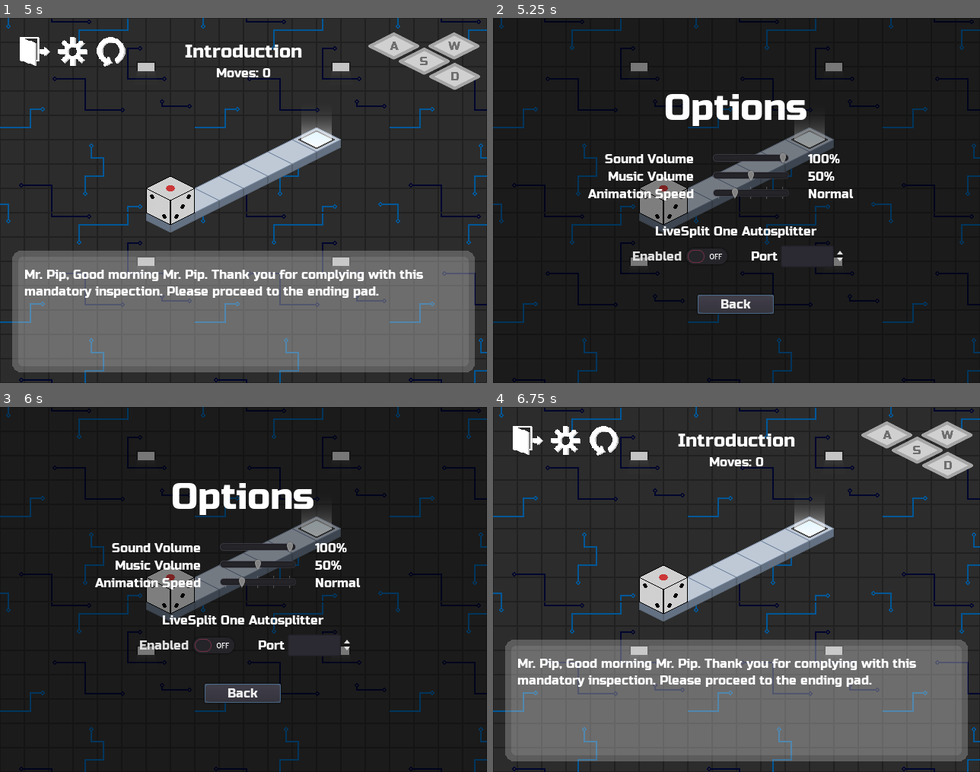
Above: before the commit, frames 1-4 (two rows, left to right).
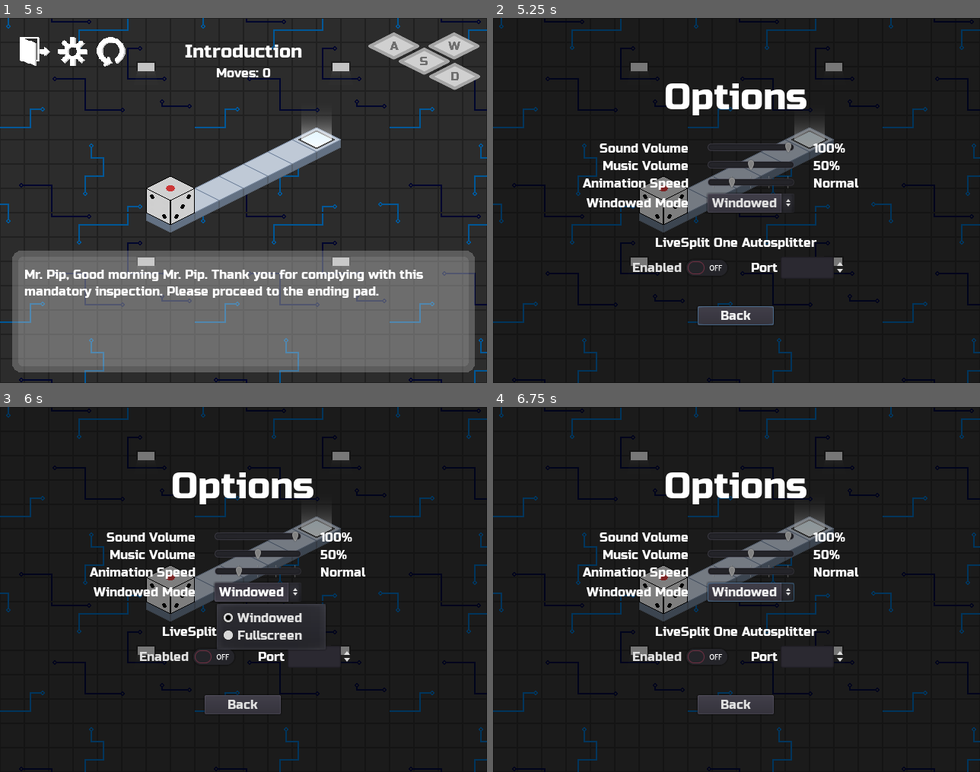
Above: after the commit, the same moments.

Repository: kdreese/gmtk-2022
Game: Godot game, scene res://src/states/Menu.tscn
The game is run twice, just before and just after one commit, with the same random seed, the same clock (stepped at 60 frames per second) and the same inputs.
Inputs (mouse positions are in pixels of both pictures, inside the frame that each line leads up to):
- Up to frame 1 (5 s): click "Play" at 0.5 s; click (112, 50) at 1.25 s; click (112, 50) at 2 s; click (112, 50) at 2.75 s; click (34, 50) at 3.5 s; click "Play" at 4.25 s
- Up to frame 2 (5.25 s): click (566, 50) at 5 s
- Up to frame 3 (6 s): click (258, 593) at 5.75 s, where only the run after the commit has a clickable "Windowed"
- Up to frame 4 (6.75 s): click "Back" at 6.5 s

Frame 1 is identical in both runs. In frame 2, 9.1% of the frame differs, in the area x 18-76%, y 17-85%; in frame 3, 9.6%; in frame 4, 43%, in the area x 0-100%, y 0-100%.

Commit message:
Add fullscreen toggle

Diff:
--- a/project.godot
+++ b/project.godot
@@ -115,6 +115,11 @@
 , Object(InputEventJoypadButton,"resource_local_to_scene":false,"resource_name":"","device":-1,"button_index":5,"pressure":0.0,"pressed":false,"script":null)
  ]
 }
+toggle_fullscreen={
+"deadzone": 0.5,
+"events": [ Object(InputEventKey,"resource_local_to_scene":false,"resource_name":"","device":0,"alt":false,"shift":false,"control":false,"meta":false,"command":false,"pressed":false,"scancode":0,"physical_scancode":16777254,"unicode":0,"echo":false,"script":null)
+ ]
+}
 
 [layer_names]
 
--- a/src/scripts/Global.gd
+++ b/src/scripts/Global.gd
@@ -90,16 +90,23 @@
 	load_config()
 	audio_stream = AudioStreamPlayer.new()
 	audio_stream.stream = BG_MUSIC
-	audio_stream.pause_mode = Node.PAUSE_MODE_PROCESS
 	update_volumes()
 	audio_stream.play()
 	add_child(audio_stream)
+	pause_mode = Node.PAUSE_MODE_PROCESS
 
 
 func _notification(what: int) -> void:
 	if what == MainLoop.NOTIFICATION_WM_QUIT_REQUEST:
 		save_config()
 		get_tree().quit()
+
+
+func _unhandled_input(event: InputEvent) -> void:
+	if event.is_action_pressed("toggle_fullscreen"):
+		OS.window_fullscreen = not OS.window_fullscreen
+		save_config()
+		get_tree().set_input_as_handled()
 
 
 func update_volumes() -> void:
@@ -167,6 +174,11 @@
 			elif animation_speed > 4:
 				animation_speed = 4
 
+	if "window_fullscreen" in config:
+		var new_fullscreen = config["window_fullscreen"]
+		if typeof(new_fullscreen) == TYPE_BOOL:
+			OS.window_fullscreen = new_fullscreen
+
 	if OS.get_name() != "HTML5":
 		if "autosplitter_enabled" in config:
 			var new_autosplitter_enabled = config["autosplitter_enabled"]
@@ -188,6 +200,7 @@
 		"sound_volume": sound_volume,
 		"music_volume": music_volume,
 		"animation_speed": animation_speed,
+		"window_fullscreen": OS.window_fullscreen,
 	}
 
 	if OS.get_name() != "HTML5":
--- a/src/states/OptionsMenu.gd
+++ b/src/states/OptionsMenu.gd
@@ -5,11 +5,17 @@
 
 var animation_speed_strings := ["Slow", "Normal", "Fast", "Very Fast", "Hyperspeed"]
 
+onready var fullscreen_option_button: OptionButton = $C/V/G/FullscreenOptionButton
+
 
 func _ready() -> void:
+	fullscreen_option_button.add_item("Windowed")
+	fullscreen_option_button.add_item("Fullscreen")
+
 	$C/V/G/SoundVolumeSlider.value = Global.sound_volume
 	$C/V/G/MusicVolumeSlider.value = Global.music_volume
 	$C/V/G/AnimationSpeedSlider.value = Global.animation_speed
+	fullscreen_option_button.select(1 if OS.window_fullscreen else 0)
 	if OS.get_name() == "HTML5":
 		$C/V/V.hide()
 	else:
@@ -17,11 +23,16 @@
 		$C/V/V/H/AutosplitterPortSpinBox.value = Global.autosplitter_port
 
 
+func _process(_delta: float) -> void:
+	if OS.window_fullscreen != (fullscreen_option_button.selected == 1):
+		fullscreen_option_button.select(1 if OS.window_fullscreen else 0)
+
+
 func _unhandled_input(event: InputEvent) -> void:
 	if not visible:
 		return
 	if event.is_action_pressed("ui_cancel"):
-		_on_BackButton_pressed()
+		close_menu()
 		get_tree().set_input_as_handled()
 
 
@@ -30,9 +41,10 @@
 	$C/V/BackButton.grab_focus()
 
 
-func _on_BackButton_pressed() -> void:
+func close_menu() -> void:
 	hide()
 	emit_signal("options_exited")
+	Global.save_config()
 
 
 func _on_SoundVolumeSlider_value_changed(value: float) -> void:
@@ -50,6 +62,10 @@
 	$C/V/G/AnimationSpeedLabel.text = animation_speed_strings[value]
 
 
+func _on_FullscreenOptionsButton_item_selected(index: int) -> void:
+	OS.window_fullscreen = (index == 1)
+
+
 func _on_AutosplitterEnabledCheck_toggled(button_pressed: bool) -> void:
 	if button_pressed:
 		$C/V/V/H/AutosplitterPortSpinBox.editable = false
--- a/src/states/OptionsMenu.tscn
+++ b/src/states/OptionsMenu.tscn
@@ -19,9 +19,9 @@
 
 [node name="V" type="VBoxContainer" parent="C"]
 margin_left = 125.0
-margin_top = 90.0
+margin_top = 76.0
 margin_right = 514.0
-margin_bottom = 389.0
+margin_bottom = 404.0
 custom_constants/separation = 30
 
 [node name="Title" type="Label" parent="C/V"]
@@ -34,7 +34,7 @@
 [node name="G" type="GridContainer" parent="C/V"]
 margin_top = 86.0
 margin_right = 389.0
-margin_bottom = 151.0
+margin_bottom = 180.0
 custom_constants/hseparation = 25
 columns = 3
 
@@ -108,10 +108,29 @@
 rect_min_size = Vector2( 100, 0 )
 text = "Normal"
 
+[node name="FullscreenLabel" type="Label" parent="C/V/G"]
+margin_top = 72.0
+margin_right = 139.0
+margin_bottom = 91.0
+text = "Windowed Mode"
+align = 2
+
+[node name="FullscreenOptionButton" type="OptionButton" parent="C/V/G"]
+margin_left = 164.0
+margin_top = 69.0
+margin_right = 264.0
+margin_bottom = 94.0
+
+[node name="FullscreenSpacer" type="Control" parent="C/V/G"]
+margin_left = 289.0
+margin_top = 69.0
+margin_right = 389.0
+margin_bottom = 94.0
+
 [node name="V" type="VBoxContainer" parent="C/V"]
-margin_top = 181.0
+margin_top = 210.0
 margin_right = 389.0
-margin_bottom = 244.0
+margin_bottom = 273.0
 
 [node name="AutosplitterLabel" type="Label" parent="C/V/V"]
 margin_right = 389.0
@@ -155,9 +174,9 @@
 
 [node name="BackButton" type="Button" parent="C/V"]
 margin_left = 144.0
-margin_top = 274.0
+margin_top = 303.0
 margin_right = 244.0
-margin_bottom = 299.0
+margin_bottom = 328.0
 rect_min_size = Vector2( 100, 0 )
 size_flags_horizontal = 4
 text = "Back"
@@ -165,6 +184,7 @@
 [connection signal="value_changed" from="C/V/G/SoundVolumeSlider" to="." method="_on_SoundVolumeSlider_value_changed"]
 [connection signal="value_changed" from="C/V/G/MusicVolumeSlider" to="." method="_on_MusicVolumeSlider_value_changed"]
 [connection signal="value_changed" from="C/V/G/AnimationSpeedSlider" to="." method="_on_AnimationSpeedSlider_value_changed"]
+[connection signal="item_selected" from="C/V/G/FullscreenOptionButton" to="." method="_on_FullscreenOptionsButton_item_selected"]
 [connection signal="toggled" from="C/V/V/H/AutosplitterEnabledCheck" to="." method="_on_AutosplitterEnabledCheck_toggled"]
 [connection signal="value_changed" from="C/V/V/H/AutosplitterPortSpinBox" to="." method="_on_AutosplitterPortSpinBox_value_changed"]
-[connection signal="pressed" from="C/V/BackButton" to="." method="_on_BackButton_pressed"]
+[connection signal="pressed" from="C/V/BackButton" to="." method="close_menu"]
